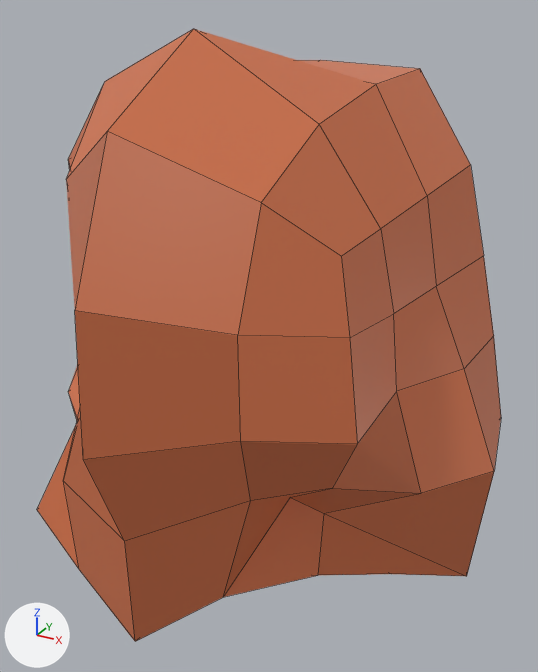
Renders of the FBX model Assets/Models/Environment/Pedras/rock1.fbx from each side of a commit.
Both versions are drawn from a camera (50 mm lens) standing at (1.888, -3.443, 1.664) and looking at (0.074, -0.143, 0.014). The lights are fixed; the arrows at lower left show +X, +Y and +Z. Mesh edges are drawn as thin lines. Where no turn or scale is listed for an object, it has been applied to the vertices.
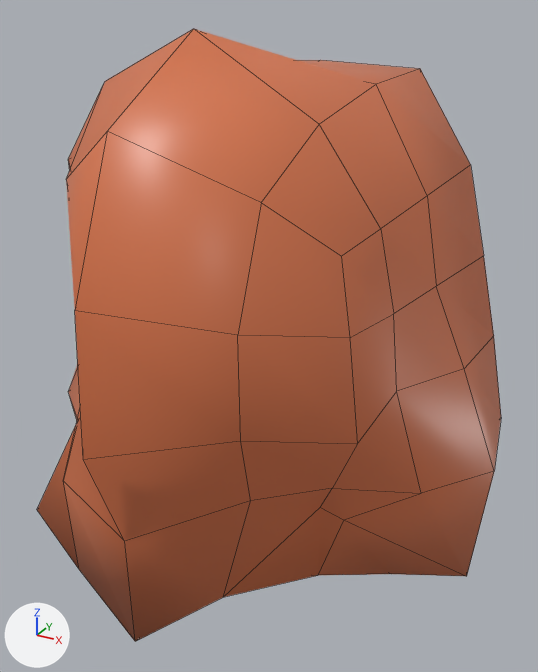
Location of each change, [x1, y1, x2, y2] in pixels of the pictures (538 x 672 px; the box of a moved part takes in the faces that stretch with it):
```json
{"object": "Cube", "change": "reshaped, shading changed", "before": [37, 29, 501, 641], "after": [37, 29, 501, 641]}
{"part": 1, "of": "me_cube", "change": "moved or reshaped", "before": [223, 471, 494, 597], "after": [223, 471, 494, 597]}
{"part": 2, "of": "me_cube", "change": "shading changed", "before": [37, 29, 501, 641], "after": [37, 29, 501, 641]}
```

Edits to the scene script, one JSON object a line:
```json
{"block": "me_cube", "where": "me_cube.from_pydata(...)  # 98 vertices, 96 faces; spans x -1.34..1.33, y -1.56..1.29, z -1.37..1.59"}
{"block": "me_cube", "where": "# used by ob_cube; location = (0.0, 0.0, 0.0)"}
{"block": "me_cube", "change": "me_cube part 1"}
{"op": "set", "path": "me_cube.vertices[3].co", "old": "(0.46, -0.61, -0.63)", "new": "(0.63, -0.61, -0.63)", "note": "pixel (290, 497) -> pixel (320, 507)"}
{"op": "set", "path": "me_cube.vertices[41].co", "old": "(0.64, -0.59, -0.68)", "new": "(0.75, -0.59, -0.68)", "note": "pixel (323, 513) -> pixel (343, 519)"}
{"block": "me_cube", "change": "me_cube part 2: edges marked sharp go from 192 to 0"}
```
